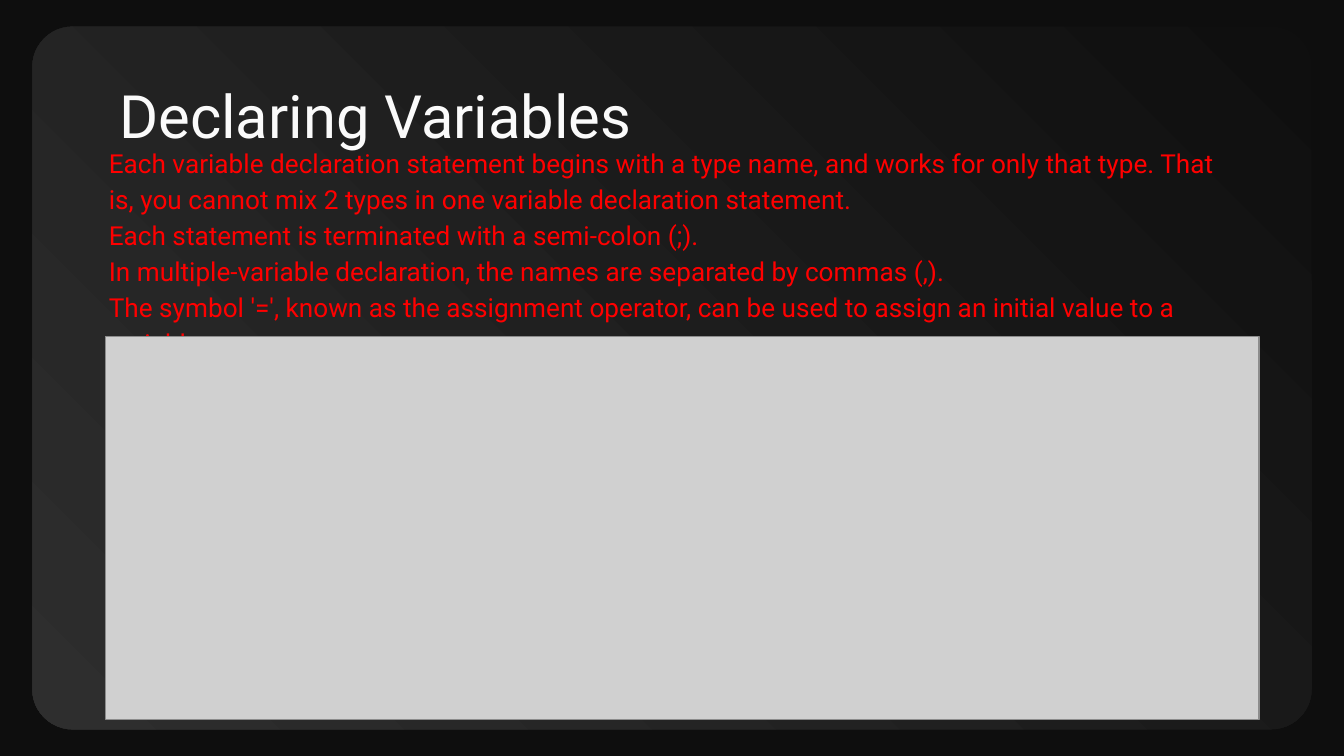
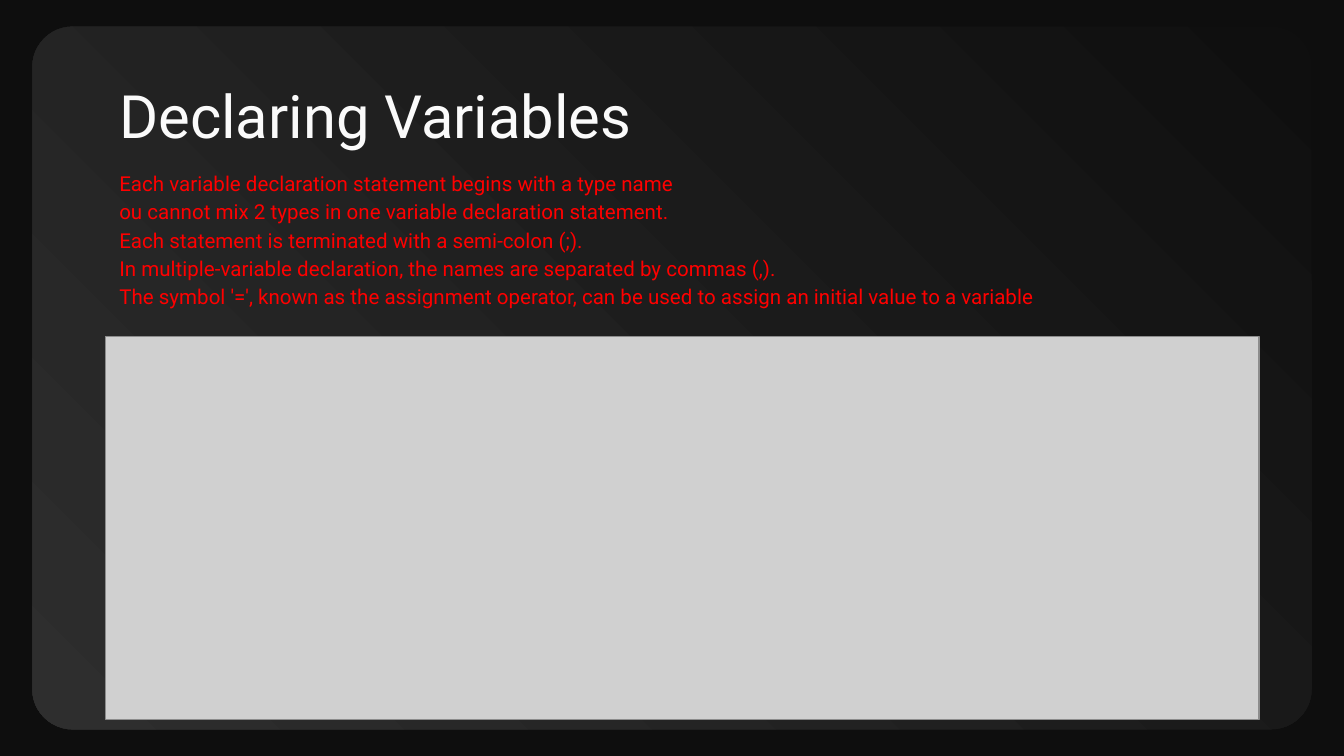
Before and after one commit to CompSci-120-LHHS/cs120mainclass, a slide deck: slide 16 of 001_Course_Lectures/01_UNIT1_Strings.pptx (slide 13 before the commit). Drawn at 1344x756 pixels with LibreOffice and Linux fonts; fonts in the diff are those of the drawing; grey boxes stand for pictures. Boxes give left, top, right and bottom in pixels: in the first picture for what was removed or moved away, otherwise in the second. Text is boxed around its words. In the diff, an @@ line names an element or a change of style, - is before the commit and + after.

```diff
--- a/001_Course_Lectures/01_UNIT1_Strings.pptx
+++ b/001_Course_Lectures/01_UNIT1_Strings.pptx
@@ subtitle "Each variable declaration statement begins ...": place and size @@
-subtitle "Each variable declaration statement begins ..." at [109, 149, 1213, 323]
+subtitle "Each variable declaration statement begins ..." at [119, 175, 1033, 309]
@@ subtitle at [119, 175, 672, 224]: text changed; size 14 to 11 pt @@
-Each variable declaration statement begins with a type name, and works for only that type. That is, you cannot mix 2 types in one variable declaration statement.
+Each variable declaration statement begins with a type name
+ou cannot mix 2 types in one variable declaration statement.
@@ subtitle at [119, 232, 1033, 309]: size 14 to 11 pt in "Each statement is terminated with a semi-colon ...", "In multiple-variable declaration, the names are separated ...", "The symbol '=', known as the assignment ..." @@
```
Also in this commit, not shown: 1 other slide changed, 4 slides added, 1 slide removed, 20 other files.
